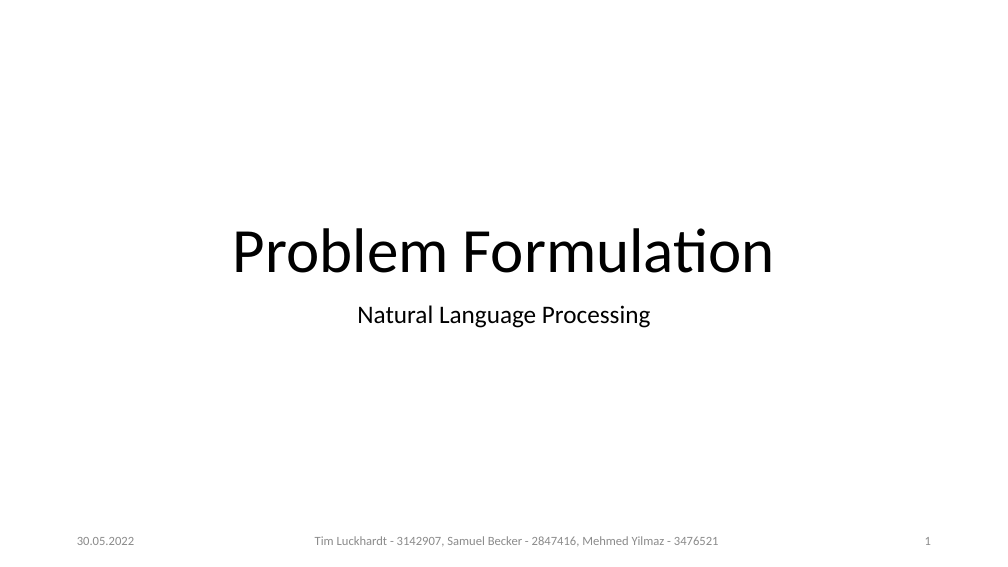
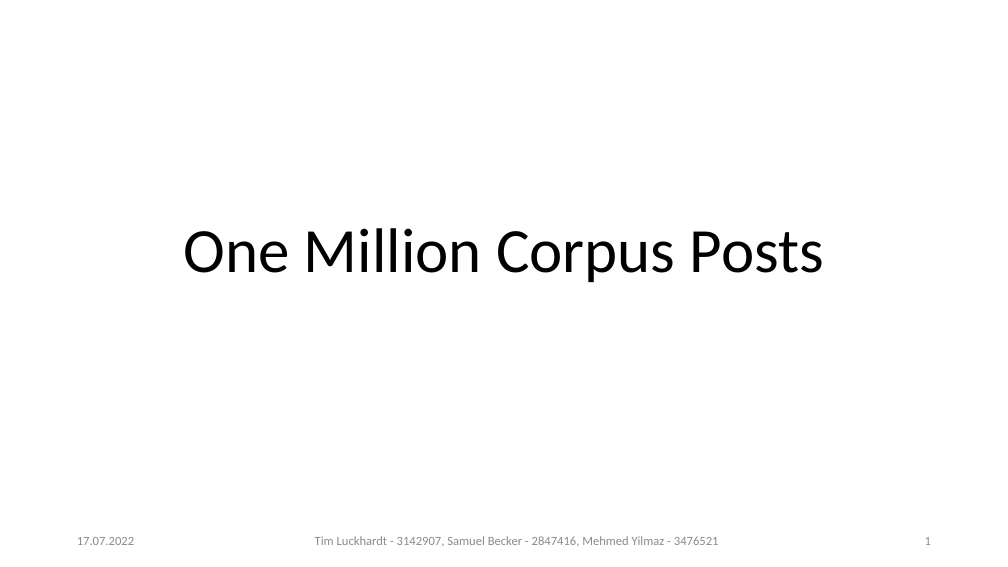
Before and after one commit to TLuckh/GermanArticlesNLP, a slide deck: slide 1 of Team10_ProblemFormulation.pptx. Drawn at 1008x567 pixels with LibreOffice and Linux fonts; fonts in the diff are those of the drawing. Boxes give left, top, right and bottom in pixels: in the first picture for what was removed or moved away, otherwise in the second. Text is boxed around its words. In the diff, an @@ line names an element or a change of style, - is before the commit and + after.

```diff
--- a/Team10_ProblemFormulation.pptx
+++ b/Team10_ProblemFormulation.pptx
@@ title at (184,228,824,282): text changed @@
-Problem Formulation
+One Million Corpus Posts
@@ subtitle removed at (357,305,650,328) @@
-Natural Language Processing
@@ text at (77,537,134,545): text changed @@
-30.05.2022
+17.07.2022
```
Also in this commit, not shown: 6 other slides changed, 7 slides added, 2 slides removed, 4 other files.
